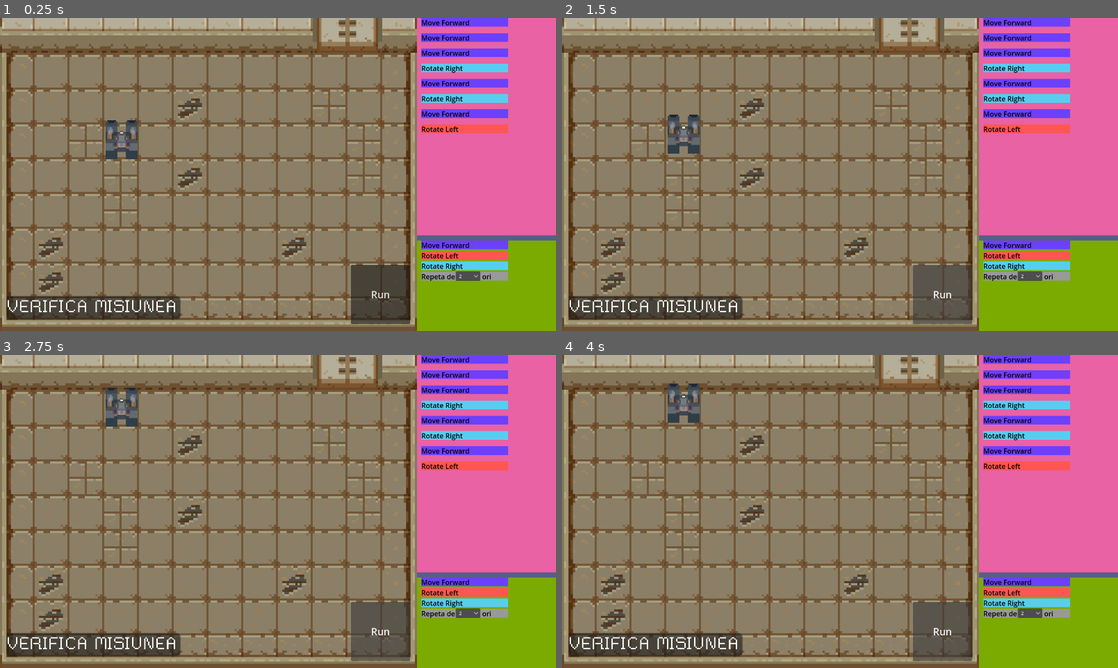
Above: before the commit, frames 1-4 (two rows, left to right).
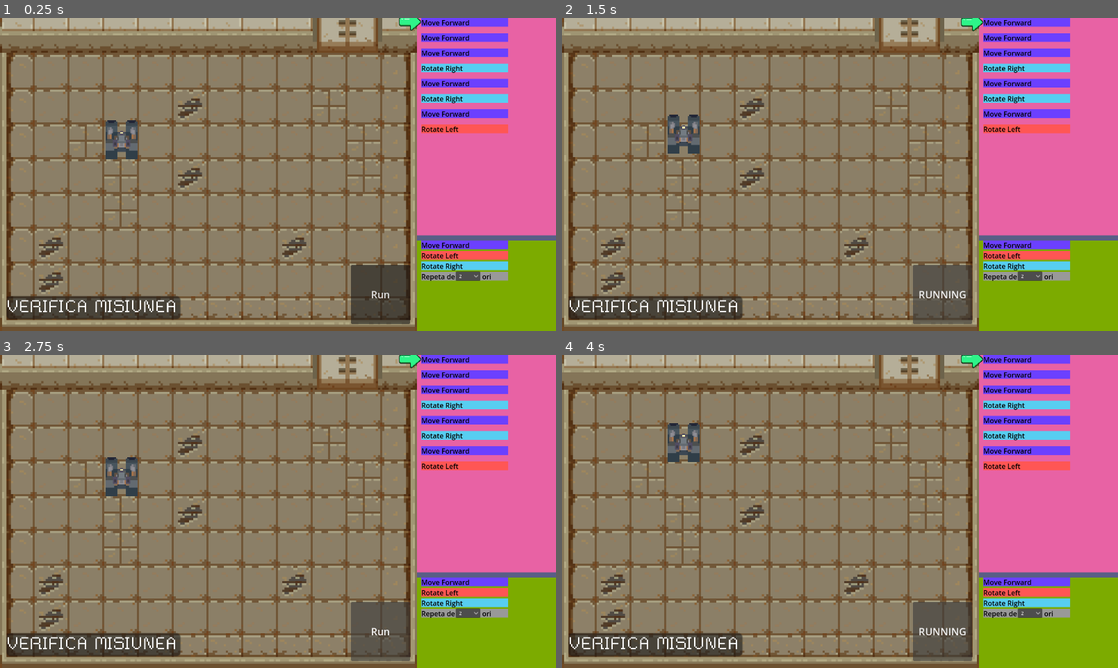
Above: after the commit, the same moments.

Repository: PurpleHamster1/robo-dungeon
Game: Godot game, scene res://scenes/main.tscn
Same seed, same stepped clock (60 frames per second), same inputs: the game is played once before the commit and once after it.
Inputs:
- Up to frame 1 (0.25 s): no input
- Up to frame 2 (1.5 s): click "2" at 0.5 s; click "Run" at 1.25 s
- Up to frame 3 (2.75 s): click "Run" (after the commit: "RUNNING") at 2 s
- Up to frame 4 (4 s): click "2" at 2.75 s; click "Run" at 3.5 s

The runs differ from the first frame. In frame 1, 0.1% of the frame differs, in the area x 71-76%, y 0-4%; in frame 2, 0.2%; in frame 3, 1.3%; in frame 4, 1.4%, in the area x 19-76%, y 0-90%.

Commit message:
repeata functioneaza complet

Diff:
--- a/commandBlocks/BaseCommand.gd
+++ b/commandBlocks/BaseCommand.gd
@@ -19,6 +19,8 @@
 var initialIndex
 var frameDebounce = 3
 
+
+
 func get_closest_drop():
 	var closestDistance = INF
 	var closestDrop = null
@@ -39,6 +41,7 @@
 
 # Called when the node enters the scene tree for the first time.
 func _ready():
+
 	ghostCode = ghostCode0.duplicate(15)
 	GUI.add_child.call_deferred(ghostCode)
 	ghostCode.visible = false
@@ -59,7 +62,7 @@
 			codingArea.move_child(ghostCode, initialIndex)
 			self.reparent(draggingZone, true)
 			codePicker.load_code()
-			print(ghostCode.get_index())
+			#print(ghostCode.get_index())
 		if Input.is_action_pressed("click") and Global.is_dragging == true:
 			#print("Dragging")
 			if offSet:
@@ -74,14 +77,10 @@
 				if dropZone != null:
 					#print(dropZone.name)
 					if commandName == "RepeatTimes" and $Background/RepeatDropDown.deployd == true and $Background/RepeatDropDown.endDeployd == true:
-						if dropZone.get_parent().get_parent().get_index(): #< get_highest_end_index():
-							if dropZone.is_in_group("AreaUp") and dropZone.get_parent().get_parent().get_parent().name == "VBoxContainer": #and dropZone.get_parent().get_parent().get_index() < get_highest_end_index():
-								codingArea.move_child(ghostCode, dropZone.get_parent().get_parent().get_index())
-							elif dropZone.is_in_group("AreaDown") and dropZone.get_parent().get_parent().get_parent().name == "VBoxContainer": #and dropZone.get_parent().get_parent().get_index() < get_highest_end_index() + 1:
-								codingArea.move_child(ghostCode, dropZone.get_parent().get_parent().get_index()+1)
-						else:
-							#codingArea.move_child(ghostCode, get_highest_end_index() - 1)
-							pass
+						if dropZone.is_in_group("AreaUp") and dropZone.get_parent().get_parent().get_parent().name == "VBoxContainer": #and dropZone.get_parent().get_parent().get_index() < get_highest_end_index():
+							codingArea.move_child(ghostCode, dropZone.get_parent().get_parent().get_index())
+						elif dropZone.is_in_group("AreaDown") and dropZone.get_parent().get_parent().get_parent().name == "VBoxContainer": #and dropZone.get_parent().get_parent().get_index() < get_highest_end_index() + 1:
+							codingArea.move_child(ghostCode, dropZone.get_parent().get_parent().get_index()+1)
 					else:
 						if dropZone.is_in_group("AreaUp") and dropZone.get_parent().get_parent().get_parent().name == "VBoxContainer":
 							codingArea.move_child(ghostCode, dropZone.get_parent().get_parent().get_index())
--- a/commandBlocks/BaseCommand.tscn
+++ b/commandBlocks/BaseCommand.tscn
@@ -17,6 +17,8 @@
 z_index = 2
 z_as_relative = false
 custom_minimum_size = Vector2(200, 20)
+offset_right = 210.0
+offset_bottom = 20.0
 theme_override_constants/margin_left = 10
 script = ExtResource("1_6ahbc")
 
--- a/commandBlocks/RepeatDropDown.gd
+++ b/commandBlocks/RepeatDropDown.gd
@@ -1,6 +1,7 @@
 extends OptionButton
 
 @export var repeatAmount : int
+@export var repeatAmountLeft : int
 @export var repeatEnd : Node
 
 
@@ -14,13 +15,20 @@
 
 var indentDebouceFrameCount = 1
 
+func reset_times(indent):
+	if mainBody.indent > indent:
+		repeatAmountLeft = repeatAmount
+
 # Called when the node enters the scene tree for the first time.
 func _ready():
+	Global.reset_repeat_times.connect(reset_times.bind())
 	repeatEnd = repeatEnd0.duplicate(15)
 	GUI.add_child.call_deferred(repeatEnd)
 	repeatEnd.visible = false
 	repeatEnd.repeatStart = mainBody
 	selected = 0
+	repeatAmount = 2
+	repeatAmountLeft = repeatAmount
 
 
 # Called every frame. 'delta' is the elapsed time since the previous frame.
@@ -42,6 +50,12 @@
 		mainBody.get_parent().move_child(repeatEnd, mainBody.get_index()+1)
 		repeatEnd.visible = true
 
+	#make it so you can't change while code is running
+	if Global.state == "running":
+		button_mask = 0
+	else:
+		button_mask = MOUSE_BUTTON_MASK_LEFT
+
 	#set the repeat end
 	if deployd == true and mainBody.get_parent().name == "VBoxContainer" and endDeployd == true and Global.state != "error":
 		if indentDebouceFrameCount == 0:
@@ -49,9 +63,11 @@
 				if codingArea.get_child(i).is_in_group("Command"):
 					if codingArea.get_child(i).commandName == "RepeatEnd" and codingArea.get_child(i).indent == mainBody.indent:
 						repeatEnd = codingArea.get_child(i)
+						codingArea.get_child(i).repeatStart = mainBody
 		else:
 			indentDebouceFrameCount -= 1
 
 
 func _on_item_selected(index):
 	repeatAmount = index + 2
+	repeatAmountLeft = repeatAmount
--- a/commandBlocks/repeat_end.gd
+++ b/commandBlocks/repeat_end.gd
@@ -12,6 +12,7 @@
 @onready var ghostCode0 = GUI.find_child("GhostCode", true) #$"../../../../../GhostCode"
 @export var ghostCode : Node
 @onready var codePicker = $"../Background/VSplitContainer/Code/CodePicker"
+var indentLine
 
 var dropZone = null
 var offSet
@@ -65,11 +66,24 @@
 				index = code.get_index()
 	return index
 
+func indent_lines():
+	indentLine.scale = Vector2(1, 1)
+	if get_parent().name == "VBoxContainer" and repeatStart.get_parent().name == "VBoxContainer":
+		indentLine.visible = true
+		var indexDiff = get_index() - repeatStart.get_index()
+		indentLine.size.y = 20 + (35 * indexDiff)
+		#if scale.x != 1:
+			#indentLine.scale = Vector2(1, 1/1.09)
+	else:
+		indentLine.visible = false
+
 # Called when the node enters the scene tree for the first time.
 func _ready():
 	ghostCode = ghostCode0.duplicate(15)
 	GUI.add_child.call_deferred(ghostCode)
 	ghostCode.visible = false
+	if commandName == "RepeatEnd":
+		indentLine = $Background/IndentLines/IndentLine
 
 # Called every frame. 'delta' is the elapsed time since the previous frame.
 func _process(delta):
@@ -87,7 +101,7 @@
 			codingArea.move_child(ghostCode, initialIndex)
 			self.reparent(draggingZone, true)
 			codePicker.load_code()
-			print(ghostCode.get_index())
+			#print(ghostCode.get_index())
 		if Input.is_action_pressed("click") and Global.is_dragging == true:
 			#print("Dragging")
 			if offSet:
@@ -130,11 +144,12 @@
 				scale = Vector2(1, 1)
 			ghostCode.reparent(GUI, true)
 			ghostCode.visible = false
-	#set
+	#set indent
+	indent_lines()
 func _on_background_mouse_entered():
 	if Global.is_dragging == false and Global.state != "running":
 		draggable = true
-		scale = Vector2(1.1, 1.1)
+		scale = Vector2(1, 1)
 
 func _on_background_mouse_exited():
 	if Global.is_dragging == false:
--- a/commandBlocks/repeat_end.tscn
+++ b/commandBlocks/repeat_end.tscn
@@ -1,13 +1,34 @@
-[gd_scene load_steps=3 format=3 uid="uid://dxog7jilarogj"]
+[gd_scene load_steps=4 format=3 uid="uid://dxog7jilarogj"]
 
 [ext_resource type="PackedScene" uid="uid://bbsa6nosfft2q" path="res://commandBlocks/BaseCommand.tscn" id="1_lkxkk"]
 [ext_resource type="Script" path="res://commandBlocks/repeat_end.gd" id="2_i3y5c"]
 
+[sub_resource type="StyleBoxFlat" id="StyleBoxFlat_fhs54"]
+
 [node name="RepeatEnd" instance=ExtResource("1_lkxkk")]
-offset_right = 210.0
-offset_bottom = 20.0
 script = ExtResource("2_i3y5c")
 commandName = "RepeatEnd"
 
-[node name="Text" parent="Background" index="0"]
+[node name="IndentLines" type="Control" parent="Background" index="0"]
+layout_mode = 2
+anchors_preset = 0
+offset_right = 200.0
+offset_bottom = 20.0
+mouse_filter = 1
+
+[node name="IndentLine" type="Panel" parent="Background/IndentLines" index="0"]
+layout_mode = 1
+anchors_preset = -1
+anchor_left = -0.02
+anchor_top = 1.0
+anchor_bottom = 1.0
+offset_left = 5.0
+offset_right = 6.0
+offset_bottom = 20.0
+grow_horizontal = 2
+grow_vertical = 2
+rotation = 3.14159
+theme_override_styles/panel = SubResource("StyleBoxFlat_fhs54")
+
+[node name="Text" parent="Background" index="1"]
 text = "<---- Inapoi"
--- a/global.gd
+++ b/global.gd
@@ -1,4 +1,6 @@
 extends Node
+
+signal reset_repeat_times(indent)
 
 var is_dragging = false
 var ticktime = 1
--- a/scenes/TileScript.gd
+++ b/scenes/TileScript.gd
@@ -9,6 +9,7 @@
 @onready var commands = $"../../GUI/Background/VSplitContainer/Lines/VBoxContainer"
 @onready var runButton = $"../../GUI/RunButton"
 @onready var errorPanel = $"../../GUI/ErrorPanel"
+@onready var arrow = $"../../GUI/Arrow"
 var tween
 var errorIndex = -1
 
@@ -39,7 +40,7 @@
 	else:
 		roboRot = int(abs(round(robot.rotation_degrees / 90))-1) % 4
 	var neighbors = [TileSet.CELL_NEIGHBOR_LEFT_SIDE,TileSet.CELL_NEIGHBOR_BOTTOM_SIDE ,TileSet.CELL_NEIGHBOR_RIGHT_SIDE , TileSet.CELL_NEIGHBOR_TOP_SIDE]
-	print(int(abs(round(robot.rotation_degrees / 90)))-1)
+	#print(int(abs(round(robot.rotation_degrees / 90)))-1)
 
 	var neighborCell
 	match direction:
@@ -84,7 +85,7 @@
 
 func check_repeat_end_difference_above(index):
 	var diff = 0
-	for i in range(index, 0, -1):
+	for i in range(index, -1, -1):
 		if commands.get_child(i).commandName == "RepeatTimes":
 			diff += 1
 		elif commands.get_child(i).commandName == "RepeatEnd":
@@ -119,9 +120,12 @@
 				toIndent -= 1
 			code.indent = toIndent
 
+
 func run_code():
-	for i in range(commands.get_child_count()):
+	var i = 0
+	while i < commands.get_child_count():
 		if Global.state == "coding":
+			print("BROKE")
 			break
 		var codeBlock = commands.get_child(i)
 		if codeBlock.commandName != "Droppable":
@@ -132,7 +136,19 @@
 					rotate_char("Right")
 				"RotateLeft":
 					rotate_char("Left")
+				"RepeatEnd":
+					var repeatBlockStart = codeBlock.repeatStart
+					print("Repeat amount left" + str(repeatBlockStart.get_node("Background").get_node("RepeatDropDown").repeatAmountLeft))
+					if repeatBlockStart.get_node("Background").get_node("RepeatDropDown").repeatAmountLeft > 1:
+						repeatBlockStart.get_node("Background").get_node("RepeatDropDown").repeatAmountLeft -= 1
+						Global.reset_repeat_times.emit(repeatBlockStart.indent)
+						i = repeatBlockStart.get_index()
+			print(i)
+			#move the arrow
+			tween = get_tree().create_tween()
+			tween.tween_property(arrow, "global_position", Vector2(arrow.global_position.x, codeBlock.global_position.y+9), 0.1)
 			await get_tree().create_timer(Global.ticktime).timeout
+			i+=1
 
 func _ready():
 	teleport_char(initialCharPos)
@@ -151,7 +167,7 @@
 			break
 
 	check_win_condition()
-	if ghostCode == false:
+	if ghostCode == false and Global.state != "running":
 		check_code_for_errors()
 		set_indent()
 	if Global.state == "error":
@@ -160,20 +176,23 @@
 	elif Global.state == "coding":
 		runButton.text = "Run"
 		errorPanel.visible = false
-	print(Global.state)
+	#print(Global.state)
 
 
 
 func _on_run_button_pressed():
 	if Global.state == "coding":
+		teleport_char(initialCharPos)
 		Global.state = "running"
 		runButton.text = "RUNNING"
+		Global.reset_repeat_times.emit(0)
 		await run_code()
 		print("done running")
 		if Global.state == "running":
 			Global.state = "awaitingRestart"
 			runButton.text = "RESTART"
 	elif Global.state == "awaitingRestart":
+		Global.reset_repeat_times.emit(0)
 		Global.state = "coding"
 		runButton.text = "RUN CODE"
 		teleport_char(initialCharPos)
--- a/scenes/main.tscn
+++ b/scenes/main.tscn
@@ -15,6 +15,7 @@
 [ext_resource type="PackedScene" uid="uid://dxog7jilarogj" path="res://commandBlocks/repeat_end.tscn" id="8_kwj4s"]
 [ext_resource type="Script" path="res://scenes/CodePicker.gd" id="9_8h2ai"]
 [ext_resource type="FontFile" uid="uid://cckot5eydccnm" path="res://assets/fonts/dogica.otf" id="15_k210x"]
+[ext_resource type="Texture2D" uid="uid://bwbasq8ag8m7u" path="res://assets/Arrow-Right-1-icon.png" id="16_4o0c0"]
 
 [sub_resource type="StyleBoxFlat" id="StyleBoxFlat_3tq1l"]
 bg_color = Color(0.34902, 0.368627, 0.52549, 1)
@@ -215,6 +216,11 @@
 evidentiat in rosu.
  Cel mai probabil blocul de cod \"Repeta\" nu are un bloc de cod \"Inapoi\" care sa il inchida."
 
+[node name="Arrow" type="Sprite2D" parent="GUI"]
+position = Vector2(944, 8)
+scale = Vector2(0.109375, 0.109375)
+texture = ExtResource("16_4o0c0")
+
 [connection signal="mouse_entered" from="Level/Level0/Goal" to="Level/Level0/Goal" method="_on_mouse_entered"]
 [connection signal="mouse_exited" from="Level/Level0/Goal" to="Level/Level0/Goal" method="_on_mouse_exited"]
 [connection signal="pressed" from="GUI/RunButton" to="Level/Level0" method="_on_run_button_pressed"]
Binary file added: assets/Arrow-Right-1-icon.png
Not shown, added: assets/Arrow-Right-1-icon.png.import
Not shown: 1 places in scenes/main.tscn that only renumber resources
